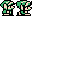
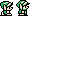
Layered file, before and after one edit (64 x 64). Changes by layer:
added layer "Layer 4" above "Layer 5" over bbox(0, 1, 13, 16)
added layer "Layer 5" above "Layer 3" over bbox(16, 0, 30, 16)
hid "Layer 2" over bbox(16, 0, 32, 16)
hid "Layer 1" over bbox(0, 0, 16, 16)
